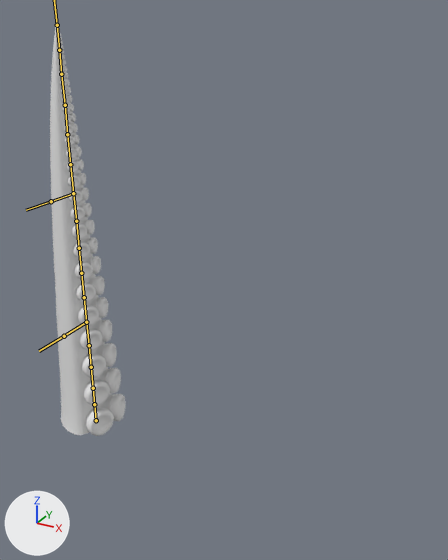
Before and after pictures for a commit that changed the FBX model Assets/Tentacle/Tentacle/Models/Tentacle.fbx.
The view is the same before and after, from a 50 mm lens placed at (4.88, -5.05, 4.93), pointed at (2.04, 0.1, 2.35). Lighting does not change. The marker at lower left points along +X, +Y and +Z. The bones that bend it are drawn over the model as lines.

Names of what the first picture shows: 'TentacleMesh'.
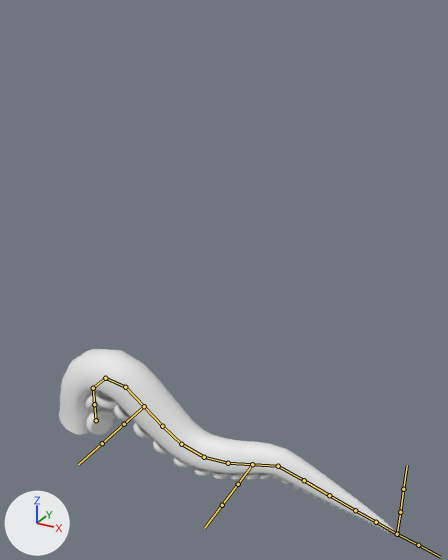
The newer file adds an action. The first version stands in its rest pose; the second is drawn at frame 51 of the action 'Tentacle|Tentacle|Tentacle|Attack'.

The change in detail:
Bone 'Bone.001' (bone_bone_001) turns from (0, 0, 0) to (0, 0, -46) degrees about its own x, y and z.
Bone 'Bone.009' (bone_bone_009) turns from (0, 0, 0) to (0, 0, -50) degrees about its own x, y and z.
Bone 'Bone.002' (bone_bone_002) turns from (0, 0, 0) to (0, 0, -31) degrees about its own x, y and z.
Bone 'Bone.003' (bone_bone_003) turns from (0, 0, 0) to (0, 0, 5) degrees about its own x, y and z.
Bone 'Bone.011' (bone_bone_011) turns from (0, 0, 0) to (-1, 0, 17) degrees about its own x, y and z.
Bone 'Bone.004' (bone_bone_004) turns from (0, 0, 0) to (-1, 0, 20) degrees about its own x, y and z.
Bone 'Bone.012' (bone_bone_012) turns from (0, 0, 0) to (-1, 0, 12) degrees about its own x, y and z.
Bone 'Bone.013' (bone_bone_013) turns from (0, 0, 0) to (1, 0, -32) degrees about its own x, y and z.
Bone 'Bone.006' (bone_bone_006) turns from (0, 0, 0) to (0, 0, -1) degrees about its own x, y and z.

Where the change shows, as pixel boxes (x1, y1, x2, y2) in the pictures (448 x 560 px):
'TentacleMesh', posed (340% wider, 55% shorter): before (50, 25, 126, 436); after (59, 349, 397, 534)
bone 'Bone.001', root to tip: before (93, 388) to (91, 367); after (93, 388) to (105, 378)
bone 'Bone.009', root to tip: before (91, 367) to (89, 345); after (105, 378) to (125, 387)
bone 'Bone.002', root to tip: before (89, 345) to (86, 322); after (125, 387) to (144, 406)
bone 'Bone.003', root to tip: before (84, 297) to (81, 273); after (162, 426) to (181, 444)
bone 'Bone.011', root to tip: before (81, 273) to (79, 248); after (181, 444) to (204, 457)
bone 'Bone.004', root to tip: before (79, 248) to (76, 221); after (204, 457) to (228, 463)
bone 'Bone.012', root to tip: before (76, 221) to (73, 193); after (228, 463) to (252, 464)
bone 'Bone.013', root to tip: before (70, 164) to (67, 134); after (278, 466) to (304, 480)
bone 'Bone.006', root to tip: before (67, 134) to (65, 105); after (304, 480) to (329, 495)
